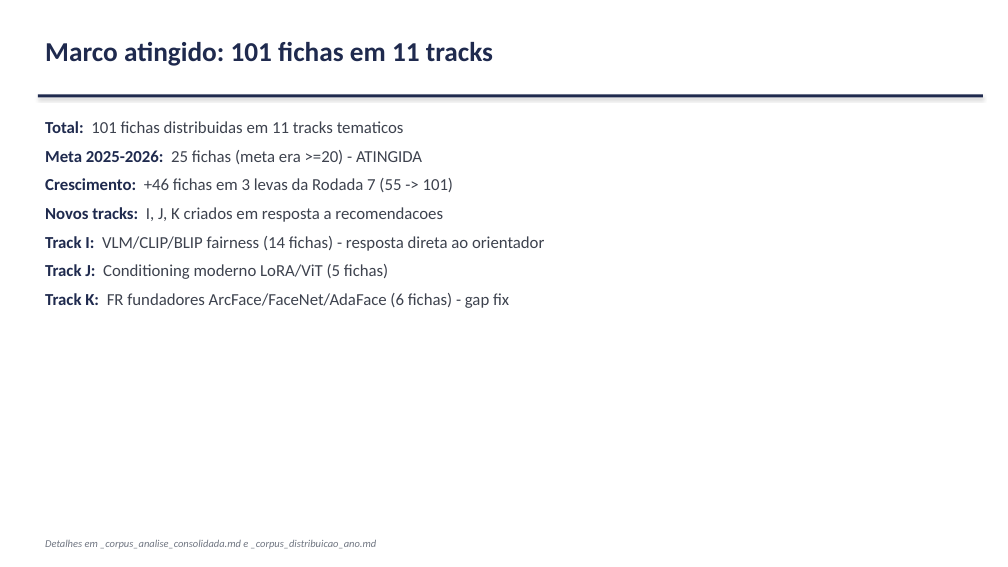
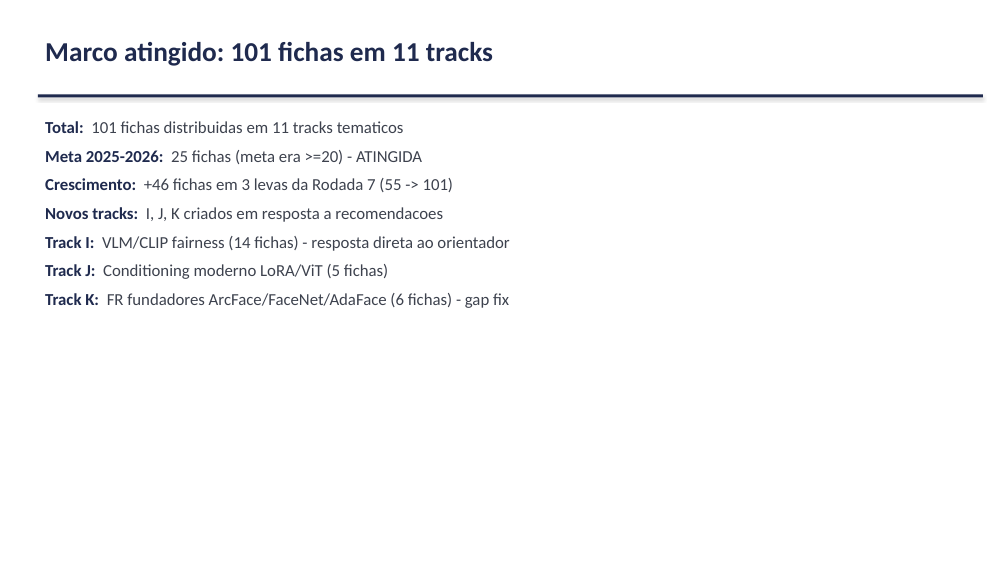
Before and after one commit to marcellozzetti/Facial-Recognition-Models-Mitigating-Bias, a slide deck: slide 6 of docs/ativo/material_reuniao_orientador_2026-06-15.pptx. Drawn at 1008x567 pixels with LibreOffice and Linux fonts; fonts in the diff are those of the drawing. Boxes give left, top, right and bottom in pixels: in the first picture for what was removed or moved away, otherwise in the second. Text is boxed around its words. In the diff, an @@ line names an element or a change of style, - is before the commit and + after.

```diff
--- a/docs/ativo/material_reuniao_orientador_2026-06-15.pptx
+++ b/docs/ativo/material_reuniao_orientador_2026-06-15.pptx
@@ text at <box>45,236,509,251</box>: text changed @@
-Track I: VLM/CLIP/BLIP fairness (14 fichas) - resposta direta ao orientador
+Track I: VLM/CLIP fairness (14 fichas) - resposta direta ao orientador
@@ text removed at <box>45,540,377,549</box> @@
-Detalhes em _corpus_analise_consolidada.md e _corpus_distribuicao_ano.md
```
Also in this commit, not shown: 9 other slides changed, 1 other file.
